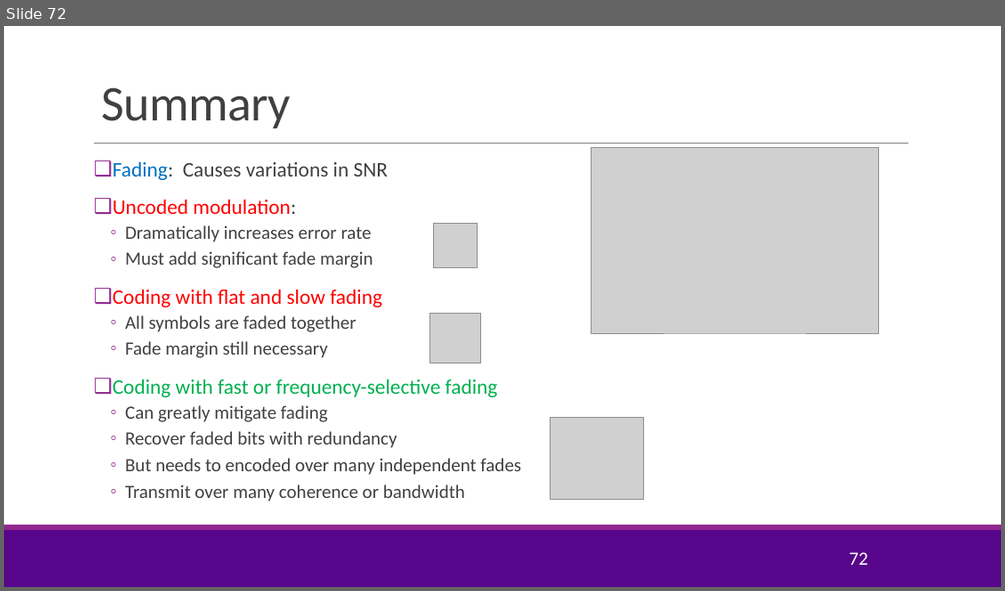
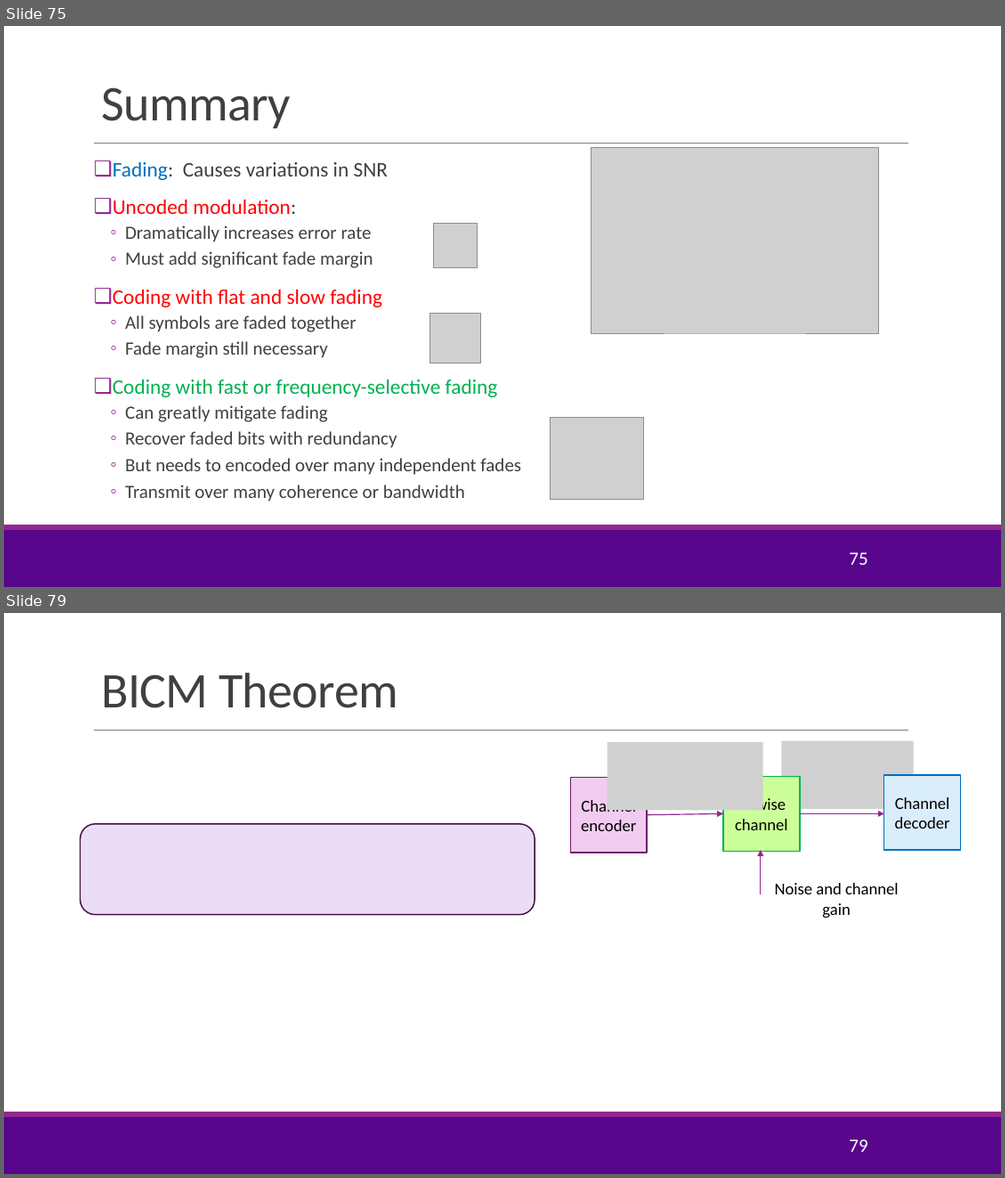
Before and after one commit to sdrangan/wirelesscomm, a slide deck: lectures/Unit04_Coding.pptx. Shown one above the other, each under a label of ours: slide 72 before the commit, slides 75 and 79 after it; the slides between them are not shown. The pictures are 1005x591 and 1005x1178 pixels, drawn with LibreOffice and Linux fonts; fonts in the diff are those of the drawing; grey boxes stand for pictures; background and template pictures are left out. Boxes give left, top, right and bottom in pixels: in the first picture for what was removed or moved away, otherwise in the second. Text is boxed around its words. In the diff, an @@ line names an element or a change of style, - is before the commit and + after.

Commit message:
Added BICM capacity to the lecture

```diff
--- a/lectures/Unit04_Coding.pptx
+++ b/lectures/Unit04_Coding.pptx
@@ slide 79 added at (4, 613, 1001, 1174), background #FFFFFF; not listed: 3 template elements that a slide beside it also shows @@
@@ title added at (101, 673, 398, 708), 48 pt, text #404040 @@
+BICM Theorem
@@ picture added at (607, 742, 763, 811) @@
@@ picture added at (782, 741, 914, 809) @@
@@ rectangle added at (571, 778, 647, 852), fill #F1CCF0, outline #6C1D6A 1.25 pt, 16 pt, text #000000 @@
+Channel encoder
@@ rectangle added at (723, 776, 800, 851), fill #CCFF99, outline #00B050 1.25 pt, 16 pt, text #000000 @@
+Bitwise
+channel
@@ rectangle added at (884, 774, 961, 850), fill #DAEDFB, outline #0070C0 1.25 pt, 16 pt, text #000000 @@
+Channel decoder
@@ rounded rectangle added at (81, 824, 535, 915), fill #EBDDF6, outline #40113F 1.25 pt @@
@@ arrow added from (647, 815) to (723, 813), #92278F 1 pt @@
@@ arrow added from (800, 813) to (884, 813), #92278F 1 pt @@
@@ arrow added from (760, 894) to (760, 850), #92278F 1 pt @@
@@ text added at (775, 883, 898, 918), 16 pt, text #000000 @@
+Noise and channel gain
@@ page number added at (849, 1139, 867, 1151), 18 pt, text #FFFFFF @@
+79
@@ what was slide 72 is now slide 75 @@
@@ page number at (849, 552, 867, 564): text changed @@
-72
+75
```
Also in this commit, not shown: 8 slides changed, 10 other slides added, 3 slides removed, 3 other files.
